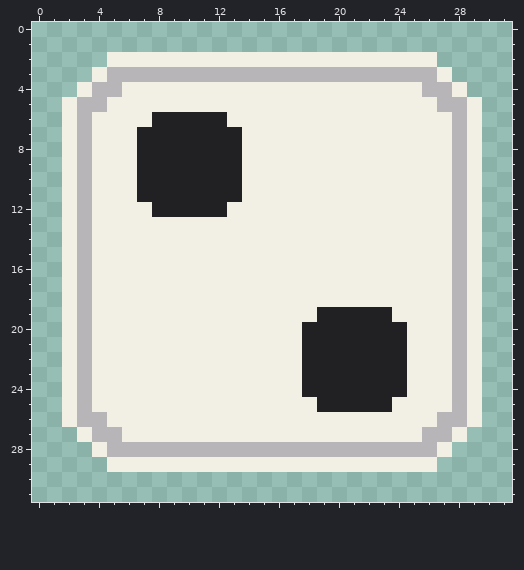
Two states of a pixel-art file, Assets/Smooz/Arts/Dice/Dice_2.aseprite. The picture above is the old version.
32x32 pixels, 1 frame.
Now the later version:
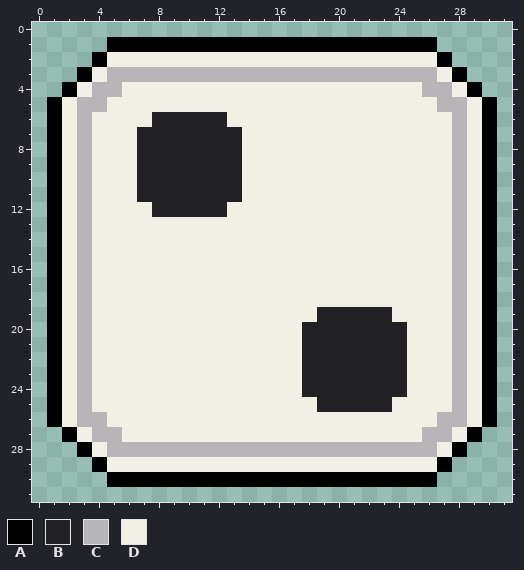
Palette (. is transparent): A #000000  B #212123  C #b8b5b9  D #f2f0e5
Diff:
Layer "Two":
y 1: x 5..26 ...................... -> AAAAAAAAAAAAAAAAAAAAAA
y 2: x 4 . -> A; x 27 . -> A
y 3: x 3 . -> A; x 28 . -> A
y 4: x 2 . -> A; x 29 . -> A
y 5..26: x 1 . -> A; x 30 . -> A
y 27: x 2 . -> A; x 29 . -> A
y 28: x 3 . -> A; x 28 . -> A
y 29: x 4 . -> A; x 27 . -> A
y 30: x 5..26 ...................... -> AAAAAAAAAAAAAAAAAAAAAA
